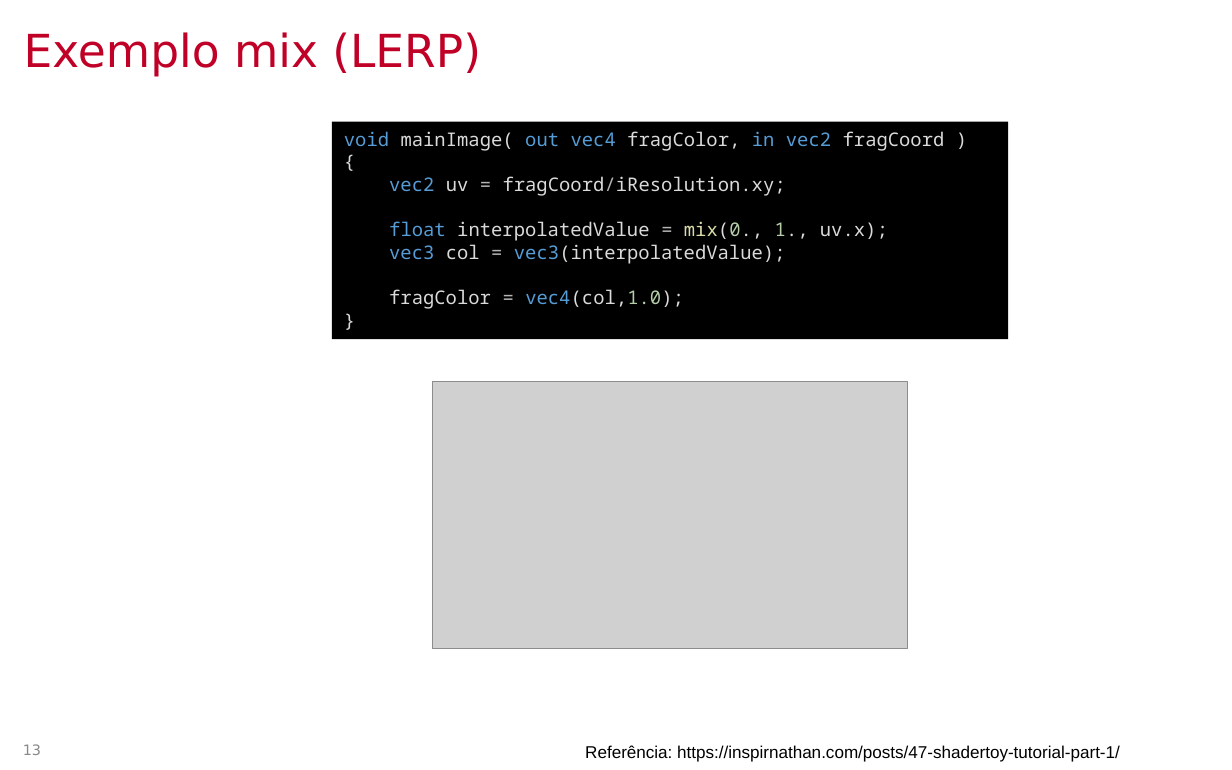
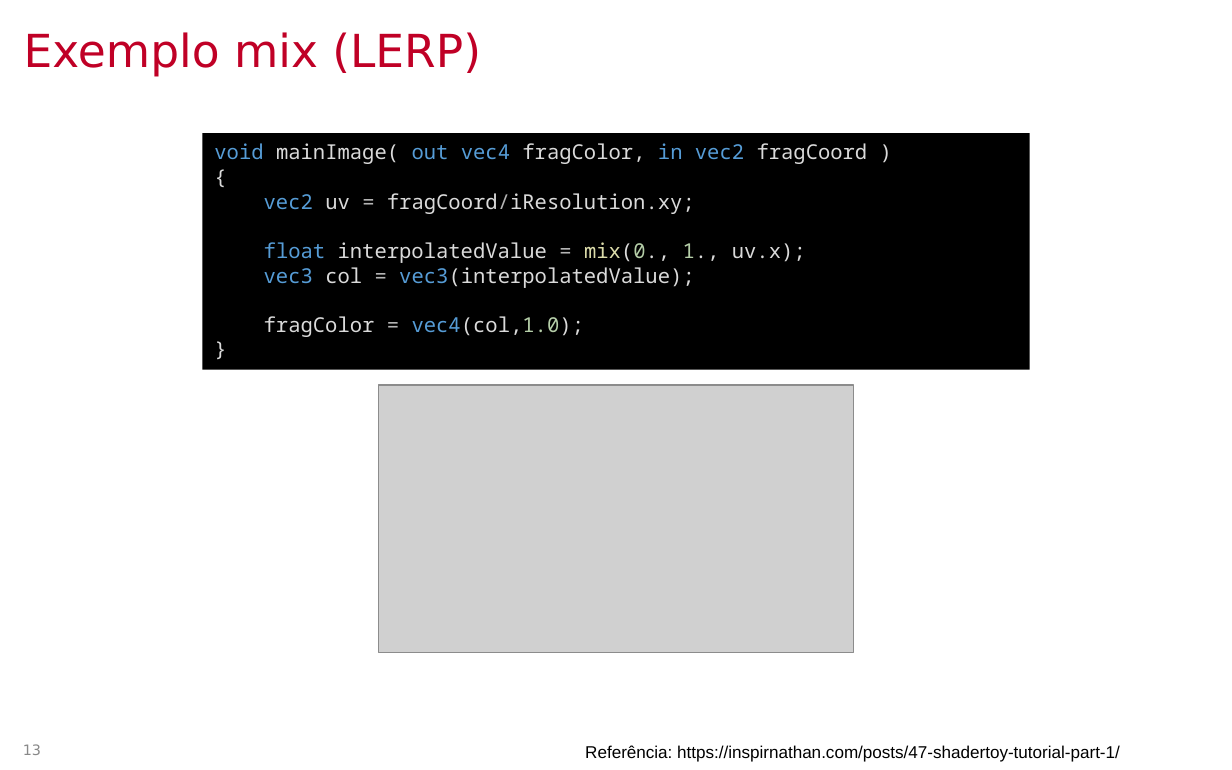
Before and after one commit to lpsoares/ComputacaoGrafica, a slide deck: slide 13 of content/aulas/21-sdf/aula21_sdf.pptx. Drawn at 1232x770 pixels with LibreOffice and Linux fonts; fonts in the diff are those of the drawing; grey boxes stand for pictures; background and template pictures are left out. Boxes give left, top, right and bottom in pixels: in the first picture for what was removed or moved away, otherwise in the second. Text is boxed around its words. In the diff, an @@ line names an element or a change of style, - is before the commit and + after.

```diff
--- a/content/aulas/21-sdf/aula21_sdf.pptx
+++ b/content/aulas/21-sdf/aula21_sdf.pptx
@@ rectangle "void mainImage( out vec4 fragColor, ...": place and size @@
-rectangle "void mainImage( out vec4 fragColor, ..." at (331,122,1008,340)
+rectangle "void mainImage( out vec4 fragColor, ..." at (202,133,1030,370)
@@ rectangle "void mainImage( out vec4 fragColor, ..." at (202,133,1030,370): size 11 to 12 pt @@
@@ picture: place and size @@
-picture at (432,381,908,648)
+picture at (378,384,854,652)
```
Also in this commit, not shown: 3 other slides changed, 8 slides added, 5 other files.
